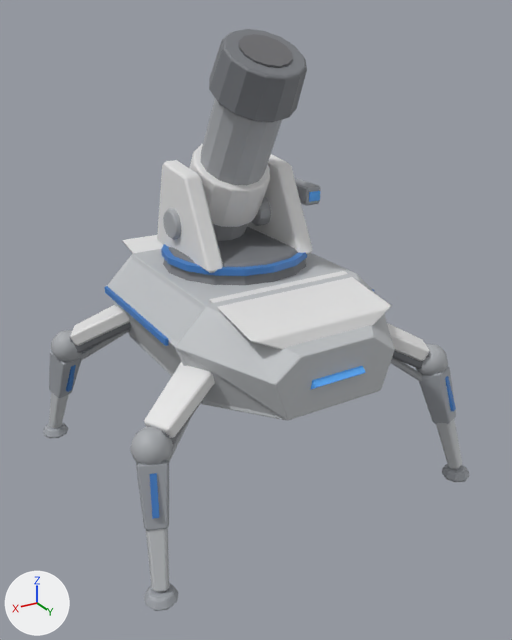
Before and after pictures for a commit that changed the glTF model game/models/lattice_mortar_bot.glb.
Rendered twice from a camera (50 mm lens) standing at (1.069, 1.852, 1.429) and looking at (-0.001, 0.069, 0.538). The lights are fixed; the arrows at lower left show +X, +Y and +Z. The picture after the commit comes second. Vertices at exactly the same position are counted once.

In view in the first picture: 'Body', 'Turret'.
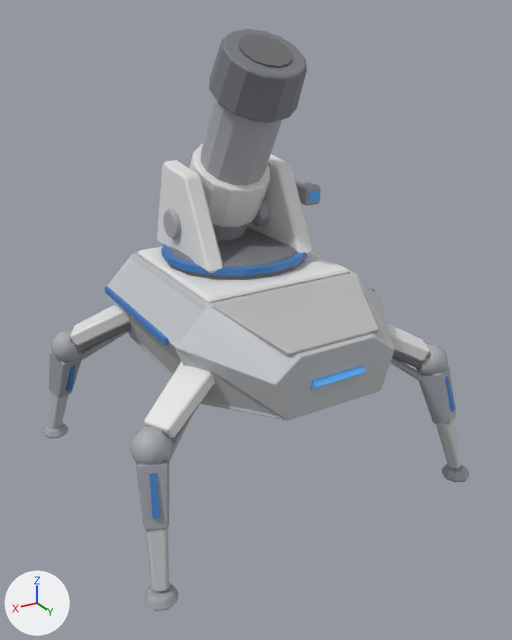
Edits to the bpy script that builds the scene:
```text
Change me_body:
    used by ob_body; location = (0.0, 0.0, 0.0)
    remove me_body.from_pydata(...)  # 1368 vertices, 2560 faces; spans x -0.585..0.585, y -0.548..0.525, z 0.0..0.704
    add me_body.from_pydata(...)  # 1412 vertices, 2644 faces; spans x -0.585..0.585, y -0.548..0.525, z 0.0..0.715
    me_body part 1: the loose piece of 14 vertices spanning x -0.235..0.235, y -0.452..-0.264, z 0.628..0.703 is rebuilt with 24 vertices and now spans x -0.247..0.247, y -0.467..-0.303, z 0.618..0.703
    me_body part 2: a new loose piece of 24 vertices spanning x -0.248..0.248, y 0.243..0.487, z 0.617..0.703, in mat_defaultmaterial
    me_body part 3
    13 vertices are removed from x -0.236..0.236, y 0.208..0.456, z 0.628..0.704
    24 faces are deleted
    1 vertex moves from x -0.232, y 0.432, z 0.666 to x -0.244, y 0.224, z 0.7
    23 vertices are added at x -0.247..0.247, y -0.287..0.227, z 0.7..0.715
    44 new faces join them
```

Where the change shows, as pixel boxes [x1, y1, x2, y2] in the pictures (512 x 640 px):
'Body', reshaped: before [43, 235, 469, 611]; after [43, 246, 469, 611]
part 1 of me_body, rebuilt (mostly hidden afterwards): before [123, 235, 164, 253]; after [134, 246, 163, 253]
part 2 of me_body, added: after [212, 275, 379, 356]
part 3 of me_body, reshaped: before [209, 271, 392, 350]; after [138, 247, 350, 303]
